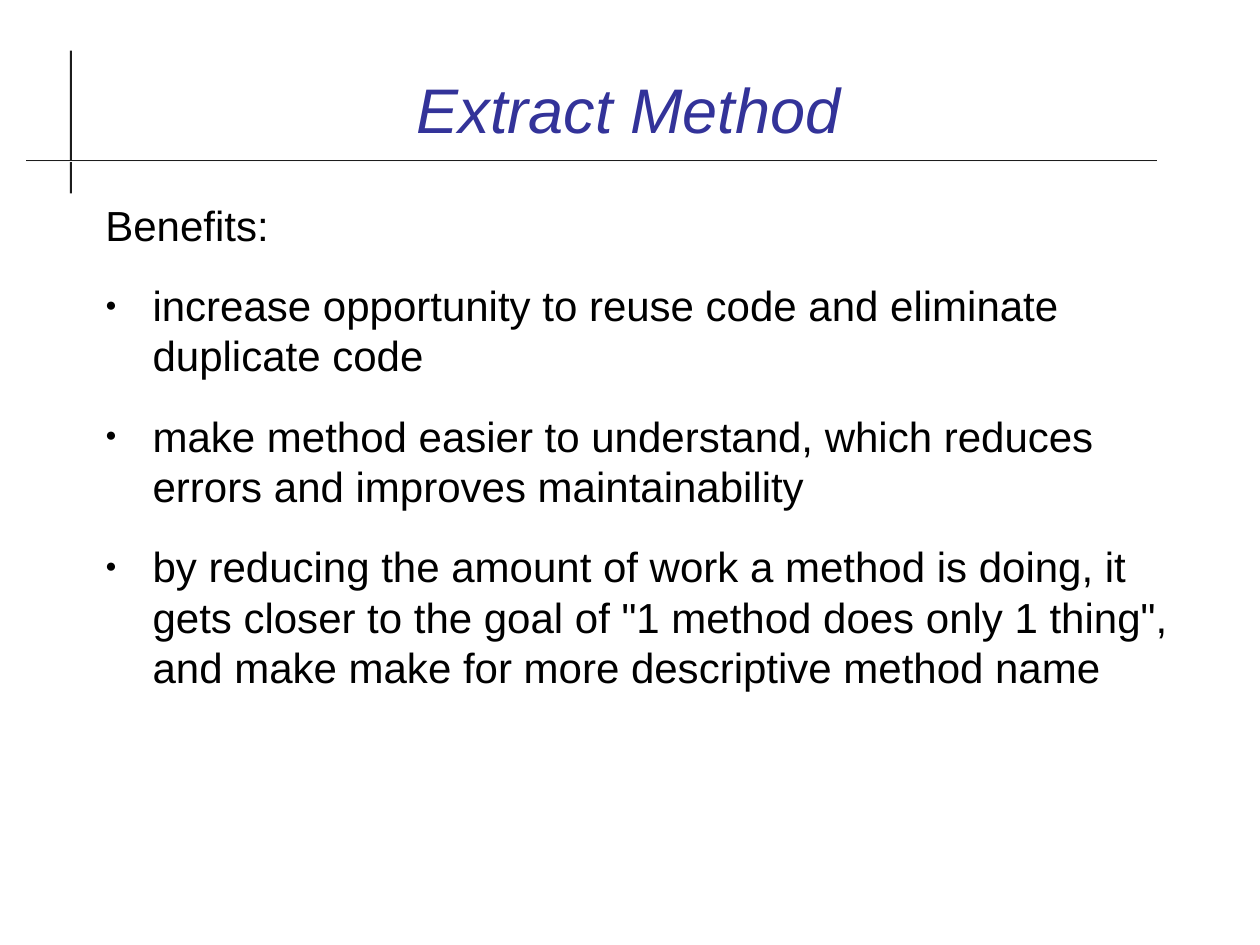
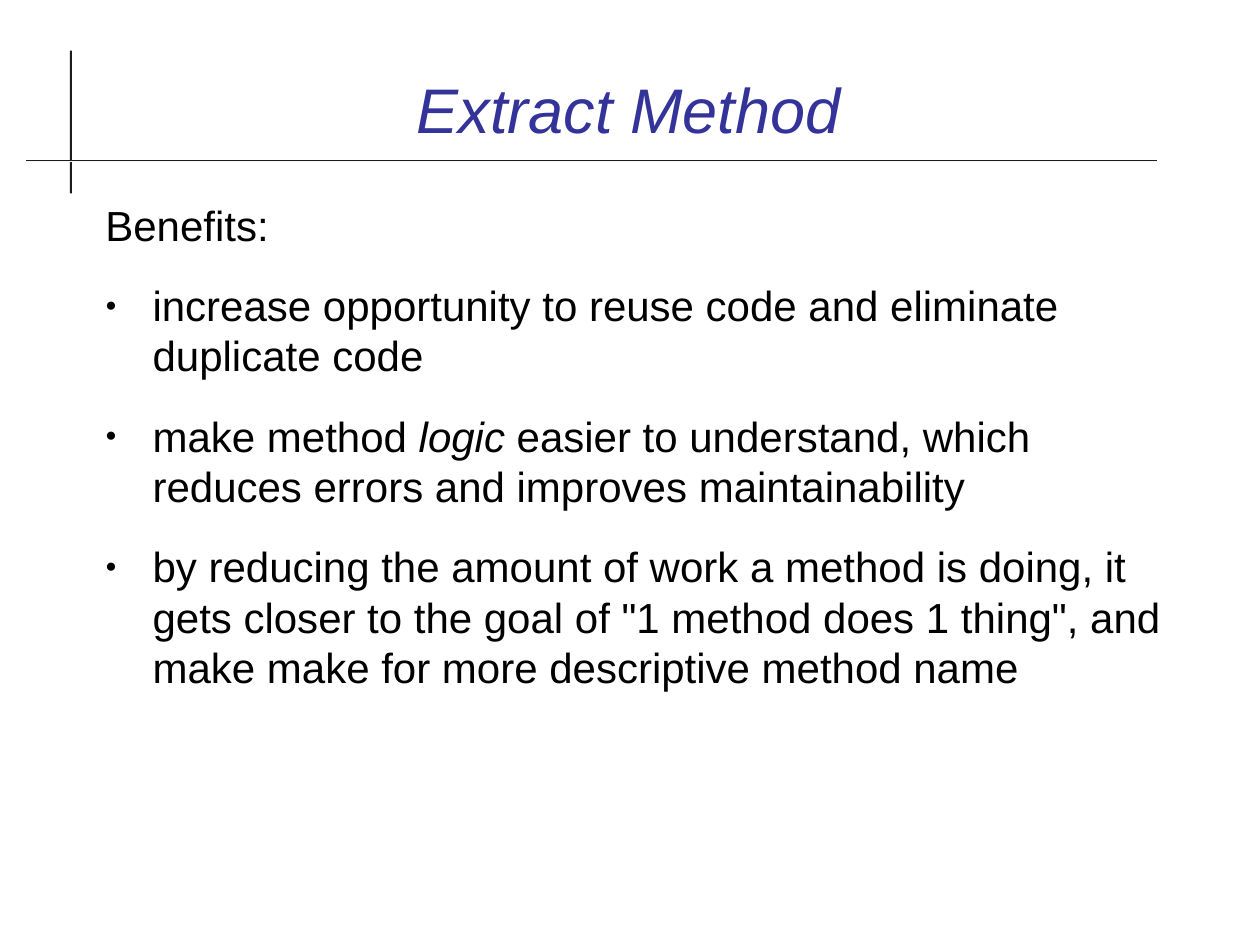
Before and after one commit to cpske/ISP, a slide deck: slide 19 of refactoring/Refactoring-Review.odp (slide 18 before the commit). Drawn at 1260x945 pixels with LibreOffice and Linux fonts; fonts in the diff are those of the drawing. Boxes give left, top, right and bottom in pixels: in the first picture for what was removed or moved away, otherwise in the second. Text is boxed around its words. In the diff, an @@ line names an element or a change of style, - is before the commit and + after.

```diff
--- a/refactoring/Refactoring-Review.odp
+++ b/refactoring/Refactoring-Review.odp
@@ text at (153, 421, 1160, 691): text changed @@
-● make method easier to understand, which reduces errors and improves maintainability
-● by reducing the amount of work a method is doing, it gets closer to the goal of "1 method does only 1 thing", and make make for more descriptive method name
+● make method logic easier to understand, which reduces errors and improves maintainability
+● by reducing the amount of work a method is doing, it gets closer to the goal of "1 method does 1 thing", and make make for more descriptive method name
```
Also in this commit, not shown: 13 other slides changed, 4 slides added, 3 slides removed, 1 other file.
